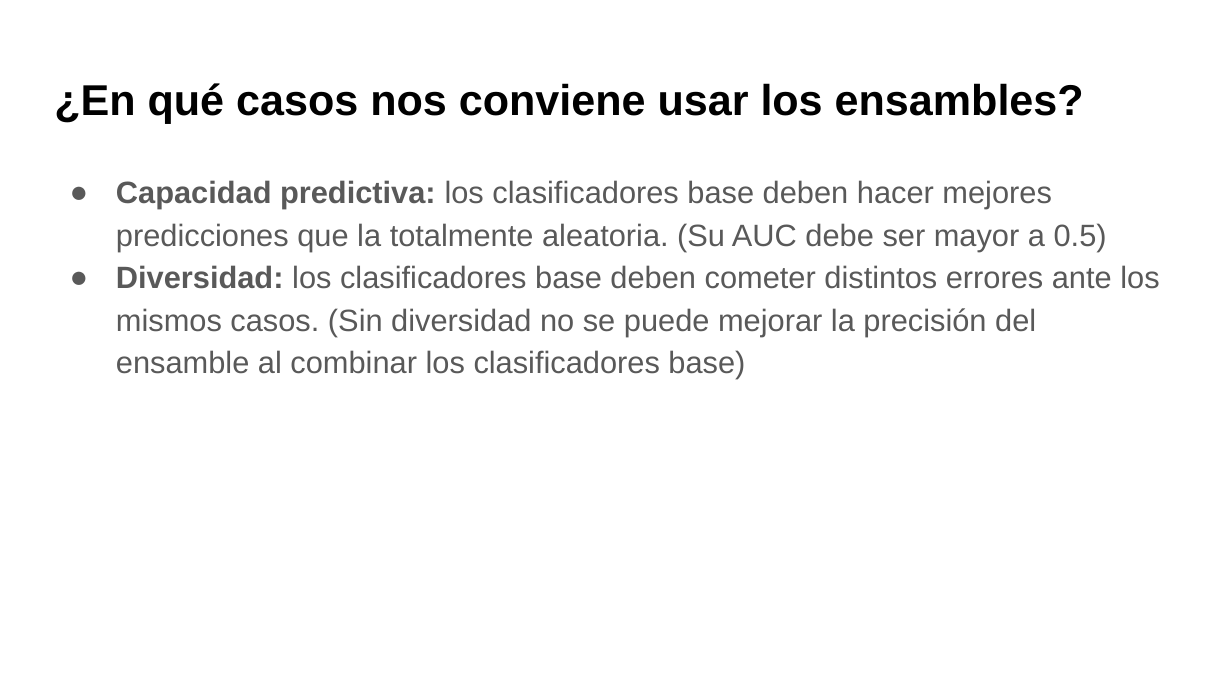
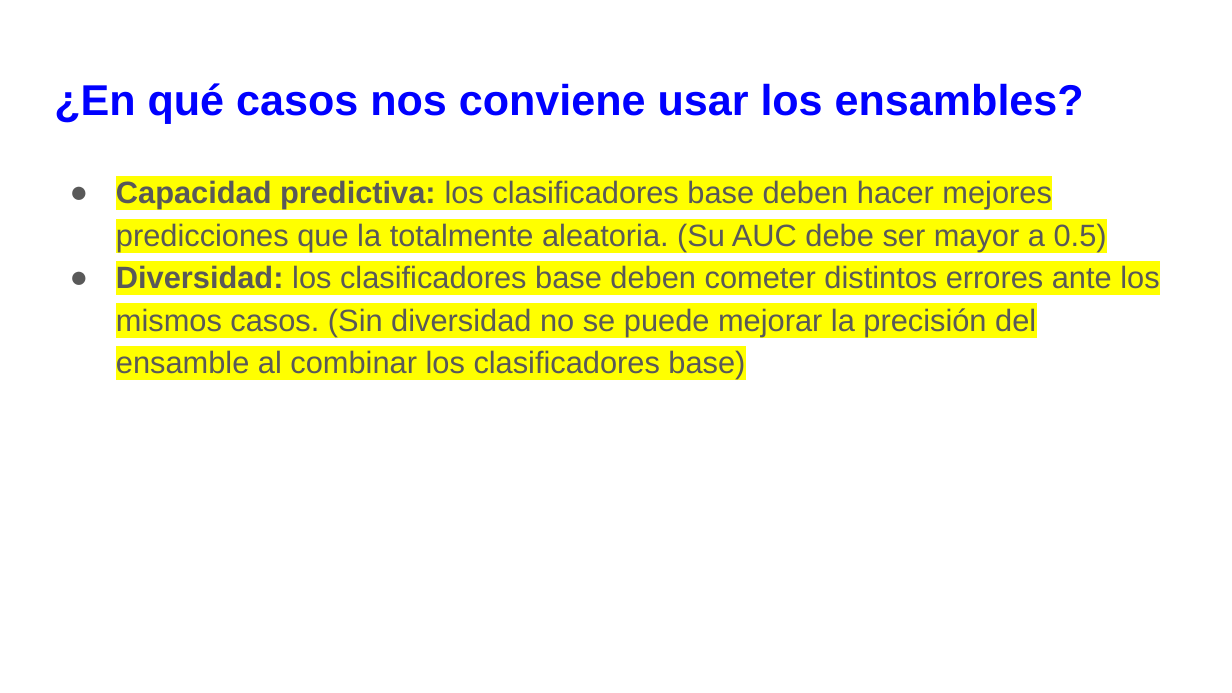
Before and after one commit to DCSCyHD/modulo_4, a slide deck: slide 6 of clase2/Ensamble learning 1.pptx. Drawn at 1232x693 pixels with LibreOffice and Linux fonts; fonts in the diff are those of the drawing. Boxes give left, top, right and bottom in pixels: in the first picture for what was removed or moved away, otherwise in the second. Text is boxed around its words. In the diff, an @@ line names an element or a change of style, - is before the commit and + after.

```diff
--- a/clase2/Ensamble learning 1.pptx
+++ b/clase2/Ensamble learning 1.pptx
@@ title "¿En qué casos nos conviene ..." at (x1=54, y1=83, x2=1084, y2=123): text colour #000000 to #0000FF @@
@@ text "Capacidad predictiva: los clasificadores base ..." at (x1=116, y1=180, x2=1159, y2=379): highlight none to #FFFF00 @@
```
Also in this commit, not shown: 8 other slides changed, 44 other files.
